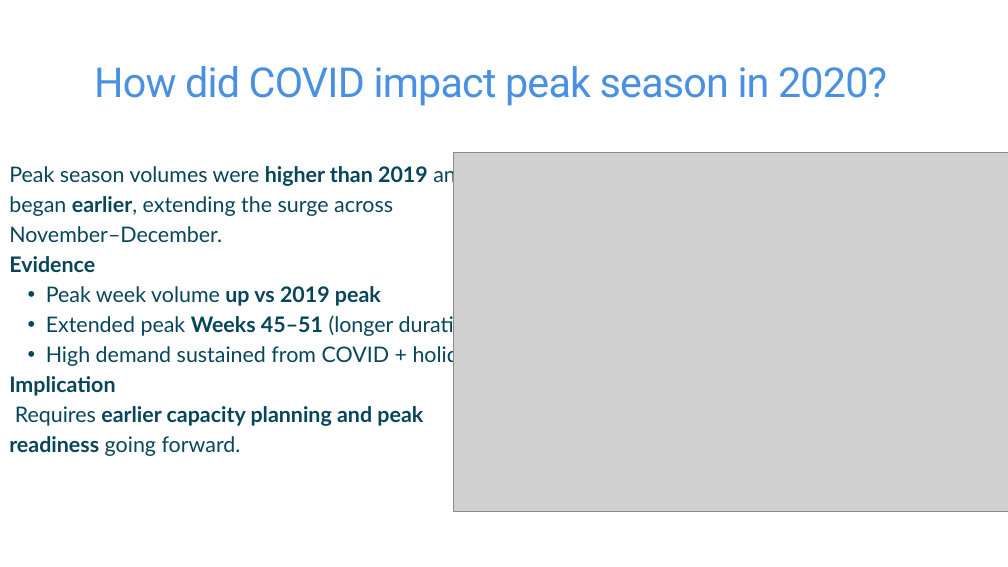
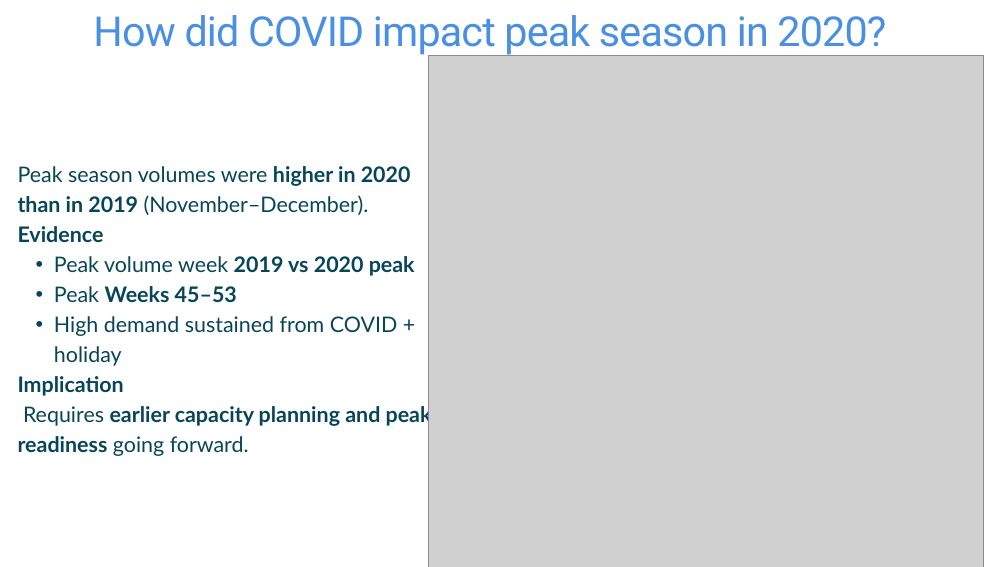
Before and after one commit to John-Adedoyin-001/Data-program-COMP-603_PROJECT-EBOSELE-AND-JOHN, a slide deck: slide 5 of John-Ebose-Project-Presentation--COVID-19-Impact-on-ABC-Company.pptx. Drawn at 1008x567 pixels with LibreOffice and Linux fonts; fonts in the diff are those of the drawing; grey boxes stand for pictures. Boxes give left, top, right and bottom in pixels: in the first picture for what was removed or moved away, otherwise in the second. Text is boxed around its words. In the diff, an @@ line names an element or a change of style, - is before the commit and + after.

```diff
--- a/John-Ebose-Project-Presentation--COVID-19-Impact-on-ABC-Company.pptx
+++ b/John-Ebose-Project-Presentation--COVID-19-Impact-on-ABC-Company.pptx
@@ text "How did COVID impact peak ...": place and size @@
-text "How did COVID impact peak ..." at [94,66,887,106]
+text "How did COVID impact peak ..." at [93,15,886,57]
@@ picture: place and size @@
-picture at [454,153,1008,511]
+picture at [428,55,983,567]
@@ text at [18,166,411,215]: text changed @@
-Peak season volumes were higher than 2019 and began earlier, extending the surge across November–December.
+Peak season volumes were higher in 2020 than in 2019 (November–December).
@@ text "Peak season volumes were higher ...": place and size @@
-text "Peak season volumes were higher ..." at [9,163,484,456]
+text "Peak season volumes were higher ..." at [18,166,432,456]
@@ text at [54,256,415,302]: text changed; bold on @@
-  • Peak week volume up vs 2019 peak
-  • Extended peak Weeks 45–51 (longer duration)
+  • Peak volume week 2019 vs 2020 peak
+  • Peak Weeks 45–53
```
Also in this commit, not shown: 7 other slides changed, 5 slides added, 4 slides removed, 3 other files.
